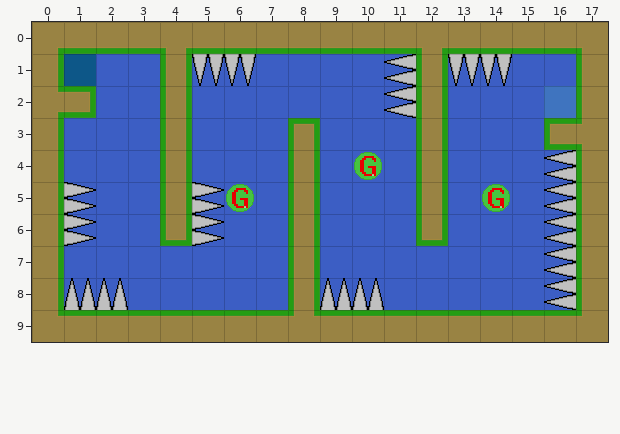
Tiled map (JSON): Stay Alive/maps/level7_grass.json. The first picture shows the starting point.
Cells are 32x32 px. Shown: x 0..17, y 0..9.
Now the later version:
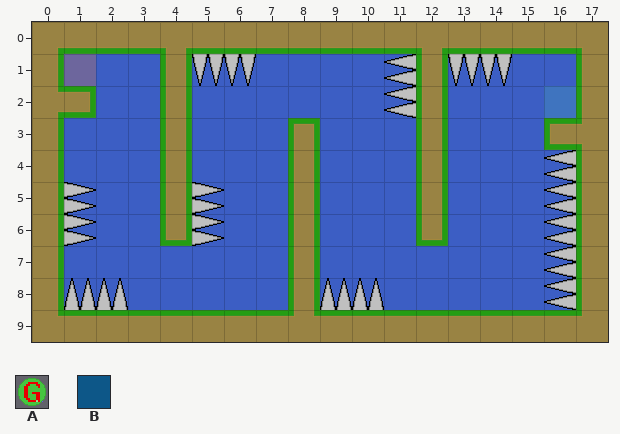
Key: from "Gravity": A 0; from "alltiles32": B 2.
_ is an empty cell.
Difference:
Layer "Player" (now hidden):
Tile B is removed in row 1 at x 1.
Layer "Gravity" (now hidden):
Tile A is removed in row 4 at x 10; in row 5 at x 6 and 14.
